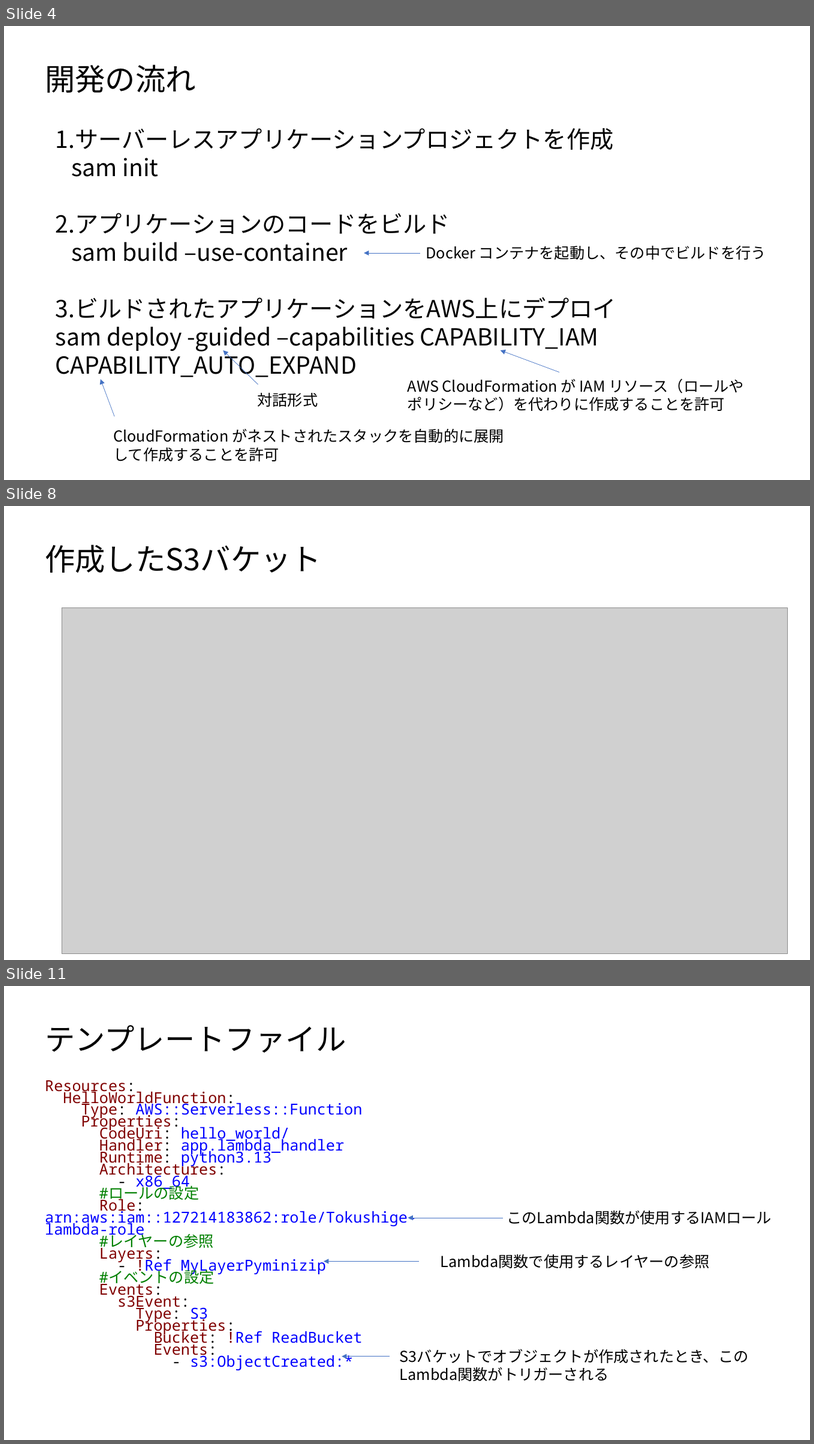
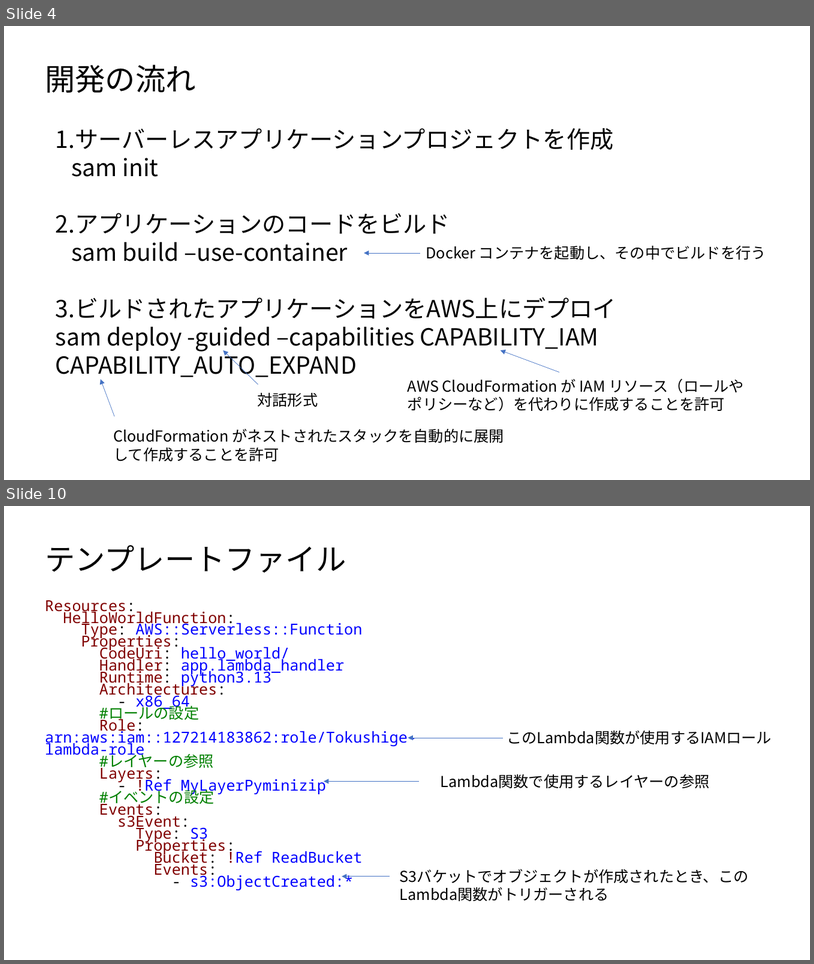
Before and after one commit to TokushigeJunya/test, a slide deck: AWS_SAMを使ったサーバレスアプリ開発.pptx. Shown one above the other, each under a label of ours: slides 4, 8 and 11 before the commit, slides 4 and 10 after it; the slides between them are not shown. The pictures are 814x1444 and 814x964 pixels, drawn with LibreOffice and Linux fonts; fonts in the diff are those of the drawing; grey boxes stand for pictures. Boxes give left, top, right and bottom in pixels: in the first picture for what was removed or moved away, otherwise in the second. Text is boxed around its words. In the diff, an @@ line names an element or a change of style, - is before the commit and + after.

```diff
--- a/AWS_SAMを使ったサーバレスアプリ開発.pptx
+++ b/AWS_SAMを使ったサーバレスアプリ開発.pptx
@@ slide 8 removed at [4,506,810,960], background #FFFFFF @@
@@ text removed at [45,544,321,573] @@
-作成したS3バケット
@@ picture removed at [62,608,788,954] @@
@@ what was slide 11 is now slide 10 @@
```
Also in this commit, not shown: 3 slides changed, 1 slide added, 1 other slide removed.
